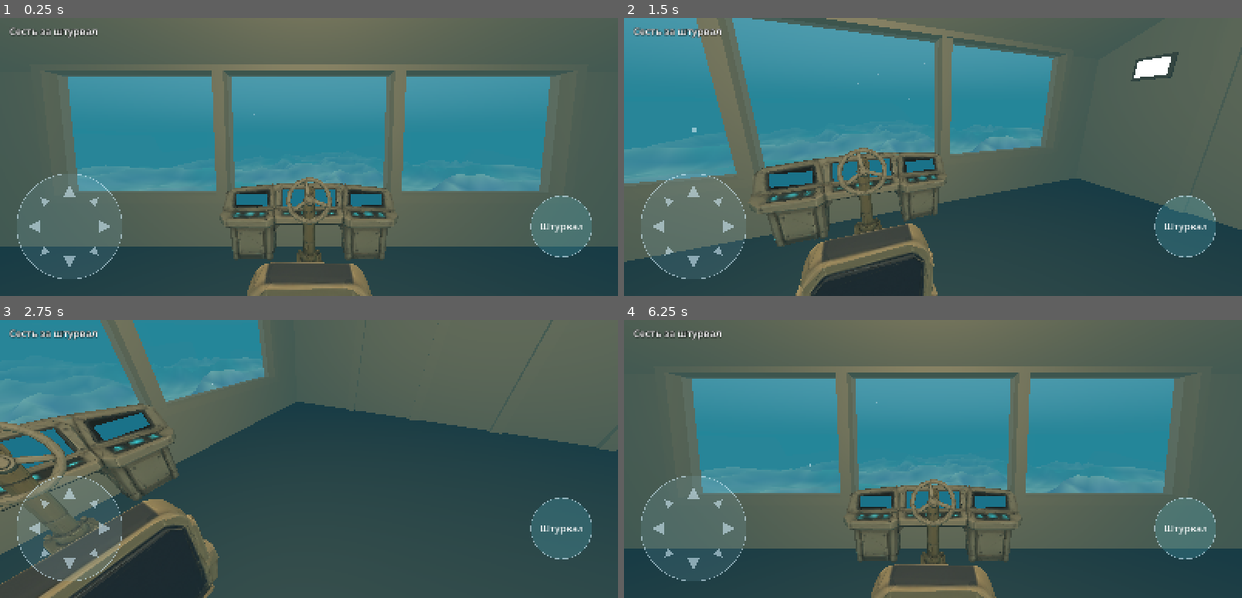
Above: before the commit, frames 1-4 (two rows, left to right).
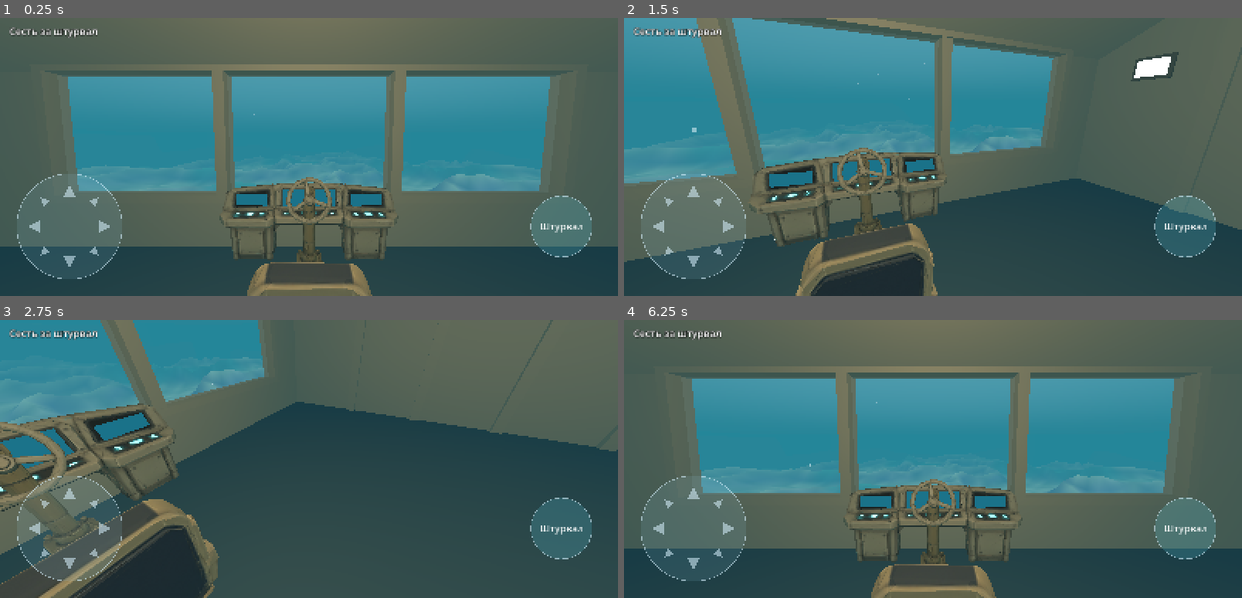
Above: after the commit, the same moments.

Repository: garrimajo5/DeepDive
Game: Godot game, scene res://scenes/main.tscn
The game is run twice, just before and just after one commit, with the same random seed, the same clock (stepped at 60 frames per second) and the same inputs.
Inputs (mouse positions are in pixels of both pictures, inside the frame that each line leads up to):
- Up to frame 1 (0.25 s): no input
- Up to frame 2 (1.5 s): tap Enter at 0.5 s; move the mouse to (1068, 143) at 0.52 s; click (1068, 143) at 0.67 s; tap Space at 1.25 s; drag from (809, 170) to (902, 212) at 1.27 s
- Up to frame 3 (2.75 s): tap Enter at 2 s; move the mouse to (370, 397) at 2.02 s; click (370, 397) at 2.17 s
- Up to frame 4 (6.25 s): tap Space at 2.75, 4.25 s; drag from (902, 514) to (747, 417) at 2.77 s; tap Enter at 3.5 s; move the mouse to (1118, 500) at 3.52 s; click (1118, 500) at 3.67 s; drag from (747, 417) to (840, 389) at 4.27 s; move the mouse to (963, 459) at 5.02 s; click (963, 459) at 5.17 s; drag from (840, 389) to (809, 472) at 5.77 s

The runs differ from the first frame. In frame 1, less than 0.1% of the frame differs, in the area x 38-62%, y 70-72%; in frame 2, less than 0.1%; in frame 3, less than 0.1%, in the area x 0-26%, y 41-62%; in frame 4, less than 0.1%.

Commit message:
Огни голостола и кнопок пульта светятся
Co-Authored-By: Claude Opus 5.5 <noreply@anthropic.com>
Claude-Session: https://claude.ai/code/session_01S9qQDZKo2kpR8atq12Q23F

Diff:
--- /dev/null
+++ b/scripts/core/texture_glow.gd
@@ -0,0 +1,27 @@
+class_name TextureGlow
+## Голубые места текстур художника светятся (огни голостола, кнопки пультов, рамка сканера), остальное — нет.
+## Та же маска, что в shaders/tex_glow.gdshader: оттенок 0,45…0,56, насыщенность > 0,4, яркость > 0,55 (#67DDEB — 0,52 / 0,53 / 0,92).
+
+const HUE_MIN := 0.45
+const HUE_MAX := 0.56
+const SAT_MIN := 0.4
+const VAL_MIN := 0.55
+
+## Модели мостика, у которых светятся голубые места (экраны пульта светятся целиком — отдельно).
+const MODELS: Array[String] = ["golostol-korpus", "pult-pilota", "pult-energii", "polzunok", "skaner-biologa"]
+
+
+static func glows(c: Color) -> bool:
+	return c.h >= HUE_MIN and c.h <= HUE_MAX and c.s > SAT_MIN and c.v > VAL_MIN
+
+
+## Доля светящихся пикселей текстуры (проверка, что маска ловит огни, а не металл).
+static func share(img: Image, step: int = 4) -> float:
+	var n := 0
+	var all := 0
+	for y in range(0, img.get_height(), step):
+		for x in range(0, img.get_width(), step):
+			all += 1
+			if glows(img.get_pixel(x, y)):
+				n += 1
+	return float(n) / maxf(all, 1)
--- a/scripts/game/bridge_view.gd
+++ b/scripts/game/bridge_view.gd
@@ -29,6 +29,9 @@
 	wheel = _add_model(wp, wheel_mount)
 	props[BridgeProps.WHEEL] = wheel
 	_light_screens(props[BridgeProps.SCREENS])
+	for name in props:
+		if TextureGlow.MODELS.has(name):
+			light_texture(props[name])
 	# тёплый свет плафонов: две лампы под потолком вдоль мостика
 	for z in [-3.5, 0.0]:
 		var l := OmniLight3D.new()
@@ -56,6 +59,25 @@
 	for mi in n.find_children("*", "MeshInstance3D", true, false):
 		(mi as MeshInstance3D).layers = OceanView.LAYER_SHIP
 	return n
+
+
+const GLOW_SHADER := preload("res://shaders/tex_glow.gdshader")
+
+
+## Голубые места текстуры модели светятся (TextureGlow): материал из GLB заменяется шейдером с той же текстурой.
+static func light_texture(n: Node3D) -> void:
+	for mi in n.find_children("*", "MeshInstance3D", true, false):
+		var m := mi as MeshInstance3D
+		var src := m.get_active_material(0) as BaseMaterial3D
+		if src == null or src.albedo_texture == null:
+			continue
+		var sm := ShaderMaterial.new()
+		sm.shader = GLOW_SHADER
+		sm.set_shader_parameter("albedo_tex", src.albedo_texture)
+		sm.set_shader_parameter("mask_tex", src.albedo_texture)
+		sm.set_shader_parameter("roughness", src.roughness)
+		sm.set_shader_parameter("metallic", src.metallic)
+		m.material_override = sm
 
 
 ## Экраны пульта светятся ровным голубым (пока на них ничего не рисуем).
--- /dev/null
+++ b/shaders/tex_glow.gdshader
@@ -0,0 +1,40 @@
+// Модель художника, у которой светятся голубые места текстуры (#67DDEB): огни голостола, кнопки пультов, рамка сканера.
+// Маска — по оттенку исходного цвета текстуры (как в texture_glow.gd, там же числа): голубой, насыщенный и яркий.
+shader_type spatial;
+render_mode cull_disabled;
+
+uniform sampler2D albedo_tex : source_color, filter_linear_mipmap, repeat_disable;
+uniform sampler2D mask_tex : filter_linear_mipmap, repeat_disable;   // та же текстура без перевода в линейный цвет — для маски
+uniform float glow_energy = 2.2;
+uniform float hue_min = 0.45;
+uniform float hue_max = 0.56;
+uniform float sat_min = 0.4;
+uniform float val_min = 0.55;
+uniform float roughness = 0.75;
+uniform float metallic = 0.2;
+
+vec3 rgb2hsv(vec3 c) {
+	vec4 K = vec4(0.0, -1.0 / 3.0, 2.0 / 3.0, -1.0);
+	vec4 p = mix(vec4(c.bg, K.wz), vec4(c.gb, K.xy), step(c.b, c.g));
+	vec4 q = mix(vec4(p.xyw, c.r), vec4(c.r, p.yzx), step(p.x, c.r));
+	float d = q.x - min(q.w, q.y);
+	float e = 1.0e-10;
+	return vec3(abs(q.z + (q.w - q.y) / (6.0 * d + e)), d / (q.x + e), q.x);
+}
+
+float glow_mask(vec3 srgb) {
+	vec3 hsv = rgb2hsv(srgb);
+	float h = smoothstep(hue_min - 0.02, hue_min, hsv.x) * (1.0 - smoothstep(hue_max, hue_max + 0.02, hsv.x));
+	float s = smoothstep(sat_min - 0.08, sat_min, hsv.y);
+	float v = smoothstep(val_min - 0.08, val_min, hsv.z);
+	return h * s * v;
+}
+
+void fragment() {
+	vec3 lin = texture(albedo_tex, UV).rgb;
+	vec3 srgb = texture(mask_tex, UV).rgb;   // значения как в PNG — маска совпадает с TextureGlow.glows
+	ALBEDO = lin;
+	ROUGHNESS = roughness;
+	METALLIC = metallic;
+	EMISSION = lin * glow_mask(srgb) * glow_energy;
+}
--- /dev/null
+++ b/tests/test_glow.gd
@@ -0,0 +1,42 @@
+extends TestCase
+## Голубые огни текстур светятся, остальное — нет.
+
+
+func _image(model: String) -> Image:
+	var scene: PackedScene = load("res://models/%s.glb" % model)
+	var node := scene.instantiate()
+	var mi: MeshInstance3D = node.find_children("*", "MeshInstance3D", true, false)[0]
+	var img := (mi.get_active_material(0) as BaseMaterial3D).albedo_texture.get_image()
+	node.free()
+	if img.is_compressed():
+		img.decompress()
+	return img
+
+
+func test_mask_colors() -> void:
+	ok(TextureGlow.glows(Color("67DDEB")), "голубой огонь #67DDEB светится")
+	ok(not TextureGlow.glows(Color("8C806B")), "металл не светится")
+	ok(not TextureGlow.glows(Color("0B1C24")), "тёмный не светится")
+	ok(not TextureGlow.glows(Color("2A6A75")), "тусклый бирюзовый не светится")
+
+
+func test_lights_found_only_on_lit_models() -> void:
+	for m in TextureGlow.MODELS:
+		var sh := TextureGlow.share(_image(m))
+		ok(sh > 0.002 and sh < 0.05, "%s: огни — малая доля текстуры (%.2f%%)" % [m, sh * 100])
+	for m in ["kreslo-pilota", "shturval-koleso", "lyuk-rama"]:
+		near(TextureGlow.share(_image(m)), 0.0, 0.0005, "%s без огней" % m)
+
+
+func test_bridge_models_use_glow_shader() -> void:
+	var main: Main = load("res://scenes/main.tscn").instantiate()
+	tree.root.add_child(main)
+	await frames(1)
+	for name in [BridgeProps.TABLE, BridgeProps.CONSOLE]:
+		var mi: MeshInstance3D = main.bridge.props[name].find_children("*", "MeshInstance3D", true, false)[0]
+		var sm := mi.material_override as ShaderMaterial
+		ok(sm != null and sm.shader == BridgeView.GLOW_SHADER, "%s — шейдер огней" % name)
+		if sm:
+			ok(sm.get_shader_parameter("albedo_tex") != null and sm.get_shader_parameter("mask_tex") != null, "%s — текстура на месте" % name)
+	var chair: MeshInstance3D = main.bridge.props[BridgeProps.CHAIR].find_children("*", "MeshInstance3D", true, false)[0]
+	ok(chair.material_override == null, "кресло без шейдера огней")
Not shown, added: scripts/core/texture_glow.gd.uid
Not shown, added: shaders/tex_glow.gdshader.uid
Not shown, added: tests/test_glow.gd.uid
Not shown, changed: CHANGELOG.md
Not shown, changed: CLAUDE.md
Not shown, changed: ROADMAP.md
